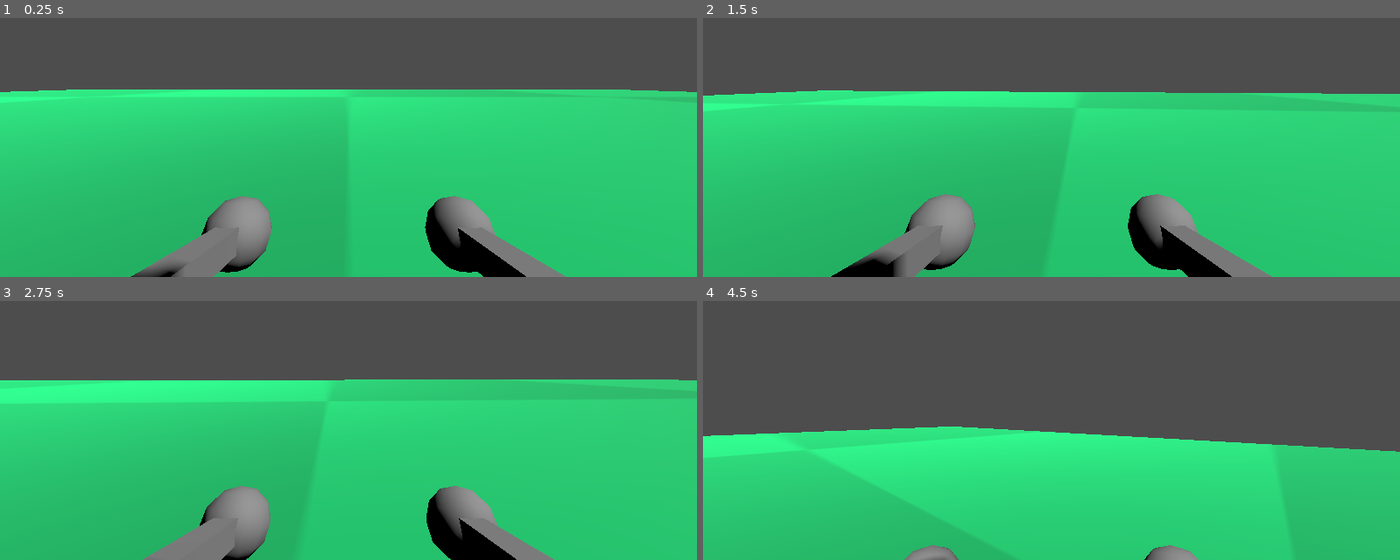
Above: before the commit, frames 1-4 (two rows, left to right).
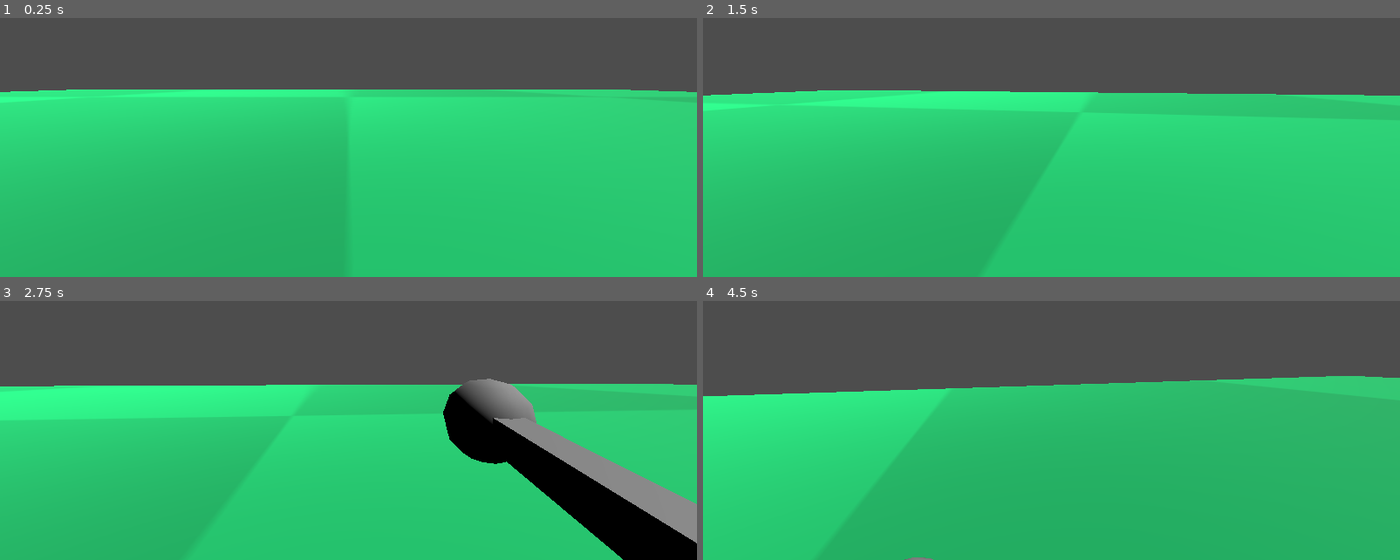
Above: after the commit, the same moments.

Repository: Eggsecuter/gamejam
Game: Godot game, scene res://scenes/playground.tscn
Same seed, same stepped clock (60 frames per second), same inputs: the game is played once before the commit and once after it. The project has no main scene, so this scene is started directly.
Inputs (mouse positions are in pixels of both pictures, inside the frame that each line leads up to):
- Up to frame 1 (0.25 s): no input
- Up to frame 2 (1.5 s): move the mouse to (1086, 80) at 0.52 s; hold Shift (sprint) 0.53-1.28 s; hold W (move_forward) from 0.53 s (still down); tap Space (jump) at 0.77, 1.07 s; tap Mouse wheel down (left_arm, bound only after the commit) at 0.8, 1.35 s; move the mouse to (1016, 82) at 1.27 s
- Up to frame 3 (2.75 s): keep holding W (move_forward); tap Space (jump) at 1.52, 1.82, 2.3 s; tap Mouse wheel up (right_arm, bound only after the commit) at 1.55 s; move the mouse to (362, 357) at 2.02 s; hold Mouse wheel up (right_arm, bound only after the commit) from 2.03 s (still down)
- Up to frame 4 (4.5 s): move the mouse to (1044, 370) at 2.77 s; release Mouse wheel up (right_arm, bound only after the commit) at 2.78 s; tap Space (jump) at 2.85, 3.02, 3.32, 3.77, 4.07 s; tap Shift (sprint) at 3.05 s; move the mouse to (1100, 368) at 3.52 s; hold Shift (sprint) 3.53-4.28 s; tap Mouse wheel down (left_arm, bound only after the commit) at 3.8, 4.35 s; tap Escape (ui_cancel) at 4.15 s; move the mouse to (842, 306) at 4.27 s; release W (move_forward) at 4.28 s; hold A (move_left) from 4.28 s (still down)

The runs differ from the first frame. In frame 1, 6.4% of the frame differs, in the area x 18-82%, y 68-100%; in frame 2, 7.0%; in frame 3, 21%; in frame 4, 47%, in the area x 0-100%, y 28-100%.

Commit message:
Add arm controls

Diff:
--- a/components/player.gd
+++ /dev/null
@@ -1,49 +0,0 @@
-class_name Player
-extends CharacterBody3D
-
-@export var speed := 6.0
-@export var jump_velocity := 4.5
-@export var mouse_sensitivity := 0.002
-@export var gravity := 9.8
-
-@onready var camera: Camera3D = $Camera3D
-
-var y_rotation := 0.0
-var x_rotation := 0.0
-
-func _ready():
-	Input.set_mouse_mode(Input.MOUSE_MODE_CAPTURED)
-
-func _unhandled_input(event):
-	if event is InputEventMouseMotion:
-		y_rotation -= event.relative.x * mouse_sensitivity
-		x_rotation -= event.relative.y * mouse_sensitivity
-		x_rotation = clamp(x_rotation, deg_to_rad(-90), deg_to_rad(90))
-
-		rotation.y = y_rotation
-		camera.rotation.x = x_rotation
-
-	if event.is_action_pressed("ui_cancel"):
-		Input.set_mouse_mode(Input.MOUSE_MODE_VISIBLE)
-
-func _physics_process(delta):
-	# gravity
-	if not is_on_floor():
-		velocity.y -= gravity * delta
-
-	# jump
-	if Input.is_action_just_pressed("jump") and is_on_floor():
-		velocity.y = jump_velocity
-
-	# movement
-	var input_dir = Input.get_vector("move_left", "move_right", "move_forward", "move_back")
-	var direction = (transform.basis * Vector3(input_dir.x, 0, input_dir.y)).normalized()
-
-	if direction:
-		velocity.x = direction.x * speed
-		velocity.z = direction.z * speed
-	else:
-		velocity.x = move_toward(velocity.x, 0, speed)
-		velocity.z = move_toward(velocity.z, 0, speed)
-
-	move_and_slide()
--- /dev/null
+++ b/components/player/arm.gd
@@ -0,0 +1,26 @@
+class_name Arm
+extends Node3D
+
+@export var inactive_arm_rotation := -40.0
+@export var active_arm_rotation := 10.0
+@export var rotation_speed := 120.0
+
+var target_rotation_x : float
+
+func _ready() -> void:
+	# internally rotation is handled in degrees
+	inactive_arm_rotation = deg_to_rad(inactive_arm_rotation)
+	active_arm_rotation = deg_to_rad(active_arm_rotation)
+	rotation_speed = deg_to_rad(rotation_speed)
+
+	target_rotation_x = inactive_arm_rotation
+	rotation.x = target_rotation_x
+
+func _process(delta: float) -> void:
+	rotation.x = move_toward(rotation.x, target_rotation_x, rotation_speed * delta)
+
+func activate():
+	target_rotation_x = active_arm_rotation
+
+func deactivate():
+	target_rotation_x = inactive_arm_rotation
--- /dev/null
+++ b/components/player/arms.gd
@@ -0,0 +1,42 @@
+class_name Arms
+extends Node3D
+
+@onready var left_arm: Arm = $LeftArm
+@onready var right_arm: Arm = $RightArm
+
+var enabled = true
+var active_arm: Arm
+
+func enable():
+	enabled = true
+
+func disable():
+	enabled = false
+
+	_reset()
+	active_arm = null
+
+func _unhandled_input(event: InputEvent) -> void:
+	if not enabled:
+		return
+
+	_reset()
+
+	if event.is_action_pressed("right_arm"):
+		active_arm = right_arm
+	elif event.is_action_pressed("left_arm"):
+		active_arm = left_arm
+	# handle track pad
+	elif event is InputEventPanGesture:
+		if abs(event.delta.y) > abs(event.delta.x):
+			if event.delta.y > 0:
+				active_arm = right_arm
+			else:
+				active_arm = left_arm
+
+	if active_arm != null:
+		active_arm.activate()
+
+func _reset():
+	if active_arm != null:
+		active_arm.deactivate()
--- /dev/null
+++ b/components/player/player.gd
@@ -0,0 +1,92 @@
+class_name Player
+extends CharacterBody3D
+
+@export var speed := 6.0
+@export var sprint_speed := 10.0
+@export var jump_velocity := 4.5
+
+@export var mouse_sensitivity := 0.002
+
+# controller look tuning (separate from mouse)
+@export var stick_look_sensitivity := 2.5  # radians per second-ish (scaled by delta)
+@export var stick_deadzone := 0.15
+@export var invert_y := false
+
+@export var gravity := 9.8
+
+@onready var camera: Camera3D = $Camera3D
+@onready var arms: Arms = $Arms
+
+var y_rotation := 0.0
+var x_rotation := 0.0
+
+func _ready():
+	Input.set_mouse_mode(Input.MOUSE_MODE_CAPTURED)
+
+func _unhandled_input(event):
+	# Mouse look
+	if event is InputEventMouseMotion and Input.get_mouse_mode() == Input.MOUSE_MODE_CAPTURED:
+		y_rotation -= event.relative.x * mouse_sensitivity
+		x_rotation -= event.relative.y * mouse_sensitivity
+		x_rotation = clamp(x_rotation, deg_to_rad(-90), deg_to_rad(90))
+
+		rotation.y = y_rotation
+		camera.rotation.x = x_rotation
+
+	if event.is_action_pressed("ui_cancel"):
+		Input.set_mouse_mode(Input.MOUSE_MODE_VISIBLE)
+
+func _physics_process(delta):
+	_apply_controller_look(delta)
+
+	# gravity
+	if not is_on_floor():
+		velocity.y -= gravity * delta
+
+	# jump
+	if Input.is_action_just_pressed("jump") and is_on_floor():
+		velocity.y = jump_velocity
+
+	# movement
+	var input_dir = Input.get_vector("move_left", "move_right", "move_forward", "move_back")
+	var direction = (transform.basis * Vector3(input_dir.x, 0, input_dir.y)).normalized()
+
+	var sprinting = Input.is_action_pressed("sprint")
+	var active_speed = sprint_speed if sprinting else speed
+
+	if sprinting:
+		arms.disable()
+	else:
+		arms.enable()
+
+	if direction:
+		velocity.x = direction.x * active_speed
+		velocity.z = direction.z * active_speed
+	else:
+		velocity.x = move_toward(velocity.x, 0, active_speed)
+		velocity.z = move_toward(velocity.z, 0, active_speed)
+
+	move_and_slide()
+
+func _apply_controller_look(delta: float) -> void:
+	# Build a look vector from your 4 look actions
+	# x: right-left, y: down-up (we'll flip as needed)
+	var look = Input.get_vector("look_left", "look_right", "look_up", "look_down")
+
+	# Deadzone (prevents drift)
+	if look.length() < stick_deadzone:
+		return
+
+	# Optional: re-normalize so deadzone doesn't slow the start too much
+	look = look.normalized()
+
+	# Apply rotations (stick sensitivity scaled by delta)
+	y_rotation -= look.x * stick_look_sensitivity * delta
+
+	var y_sign := 1.0 if invert_y else -1.0
+	x_rotation += look.y * stick_look_sensitivity * delta * y_sign
+
+	x_rotation = clamp(x_rotation, deg_to_rad(-90), deg_to_rad(90))
+
+	rotation.y = y_rotation
+	camera.rotation.x = x_rotation
--- a/components/player.tscn
+++ b/components/player/player.tscn
@@ -1,6 +1,8 @@
 [gd_scene format=3 uid="uid://d2630qawyoewo"]
 
-[ext_resource type="Script" uid="uid://co4aonogvieyc" path="res://components/player.gd" id="1_0g4kb"]
+[ext_resource type="Script" uid="uid://co4aonogvieyc" path="res://components/player/player.gd" id="1_0g4kb"]
+[ext_resource type="Script" uid="uid://b851q76ma6i87" path="res://components/player/arms.gd" id="2_kfe3d"]
+[ext_resource type="Script" uid="uid://cxdmncmwsubo8" path="res://components/player/arm.gd" id="3_ph1f6"]
 
 [sub_resource type="CapsuleShape3D" id="CapsuleShape3D_if8o1"]
 
@@ -19,9 +21,11 @@
 mesh = SubResource("CapsuleMesh_if8o1")
 
 [node name="Arms" type="Node3D" parent="." unique_id=2007626580]
+script = ExtResource("2_kfe3d")
 
 [node name="LeftArm" type="Node3D" parent="Arms" unique_id=837138006]
-transform = Transform3D(1, 0, 0, 0, 0.9659258, 0.25881904, 0, -0.25881904, 0.9659258, -0.5, 0, 0)
+transform = Transform3D(1, 0, 0, 0, 0.76604444, 0.6427876, 0, -0.6427876, 0.76604444, -0.5, 0, 0.25029325)
+script = ExtResource("3_ph1f6")
 
 [node name="Arm" type="CSGBox3D" parent="Arms/LeftArm" unique_id=1745740213]
 transform = Transform3D(1, 0, 0, 0, 1, 0, 0, 0, 1, 0, 0, -0.6357083)
@@ -32,7 +36,8 @@
 radius = 0.15
 
 [node name="RightArm" type="Node3D" parent="Arms" unique_id=854731928]
-transform = Transform3D(1, 0, 0, 0, 0.9659258, 0.25881904, 0, -0.25881904, 0.9659258, 0.5, 0, 0)
+transform = Transform3D(1, 0, 0, 0, 0.76604456, 0.64278764, 0, -0.64278764, 0.76604456, 0.5, 0, 0.25029325)
+script = ExtResource("3_ph1f6")
 
 [node name="Arm" type="CSGBox3D" parent="Arms/RightArm" unique_id=1554093019]
 transform = Transform3D(1, 0, 0, 0, 1, 0, 0, 0, 1, 0, 0, -0.6357083)
--- a/project.godot
+++ b/project.godot
@@ -17,6 +17,12 @@
 config/name="OltenBahnhofSimulator"
 config/features=PackedStringArray("4.6", "Forward Plus")
 config/icon="res://icon.svg"
+
+[display]
+
+window/size/viewport_width=1920
+window/size/viewport_height=1080
+window/vsync/vsync_mode=0
 
 [file_customization]
 
@@ -84,3 +90,15 @@
 "events": [Object(InputEventJoypadMotion,"resource_local_to_scene":false,"resource_name":"","device":-1,"axis":2,"axis_value":1.0,"script":null)
 ]
 }
+right_arm={
+"deadzone": 0.2,
+"events": [Object(InputEventJoypadButton,"resource_local_to_scene":false,"resource_name":"","device":-1,"button_index":10,"pressure":0.0,"pressed":false,"script":null)
+, Object(InputEventMouseButton,"resource_local_to_scene":false,"resource_name":"","device":-1,"window_id":0,"alt_pressed":false,"shift_pressed":false,"ctrl_pressed":false,"meta_pressed":false,"button_mask":0,"position":Vector2(0, 0),"global_position":Vector2(0, 0),"factor":1.0,"button_index":4,"canceled":false,"pressed":false,"double_click":false,"script":null)
+]
+}
+left_arm={
+"deadzone": 0.2,
+"events": [Object(InputEventJoypadButton,"resource_local_to_scene":false,"resource_name":"","device":-1,"button_index":9,"pressure":0.0,"pressed":false,"script":null)
+, Object(InputEventMouseButton,"resource_local_to_scene":false,"resource_name":"","device":-1,"window_id":0,"alt_pressed":false,"shift_pressed":false,"ctrl_pressed":false,"meta_pressed":false,"button_mask":0,"position":Vector2(0, 0),"global_position":Vector2(0, 0),"factor":1.0,"button_index":5,"canceled":false,"pressed":false,"double_click":false,"script":null)
+]
+}
--- a/scenes/playground.tscn
+++ b/scenes/playground.tscn
@@ -1,6 +1,6 @@
 [gd_scene format=3 uid="uid://cn1ikapsrbyhb"]
 
-[ext_resource type="PackedScene" uid="uid://d2630qawyoewo" path="res://components/player.tscn" id="1_qchbg"]
+[ext_resource type="PackedScene" uid="uid://d2630qawyoewo" path="res://components/player/player.tscn" id="1_qchbg"]
 [ext_resource type="Texture2D" uid="uid://cave6qu63l17i" path="res://prototyping/textures/PNG/Green/texture_09.png" id="2_kddj0"]
 
 [sub_resource type="StandardMaterial3D" id="StandardMaterial3D_q8s1k"]
Not shown, added: components/player/arm.gd.uid
Not shown, added: components/player/arms.gd.uid
Renamed: components/player.gd.uid -> components/player/player.gd.uid
